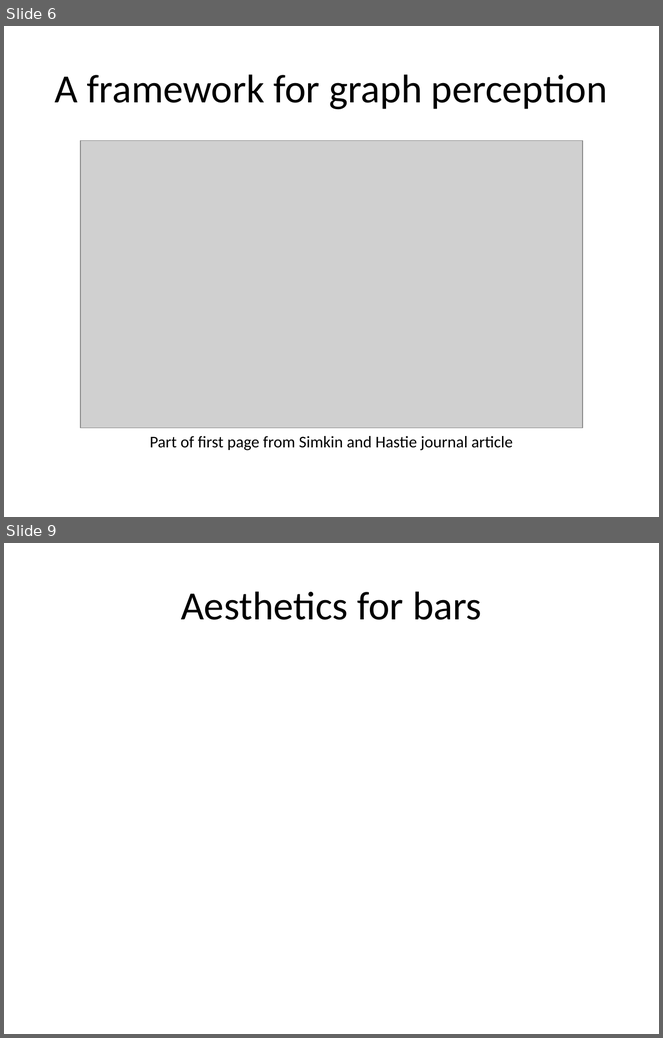
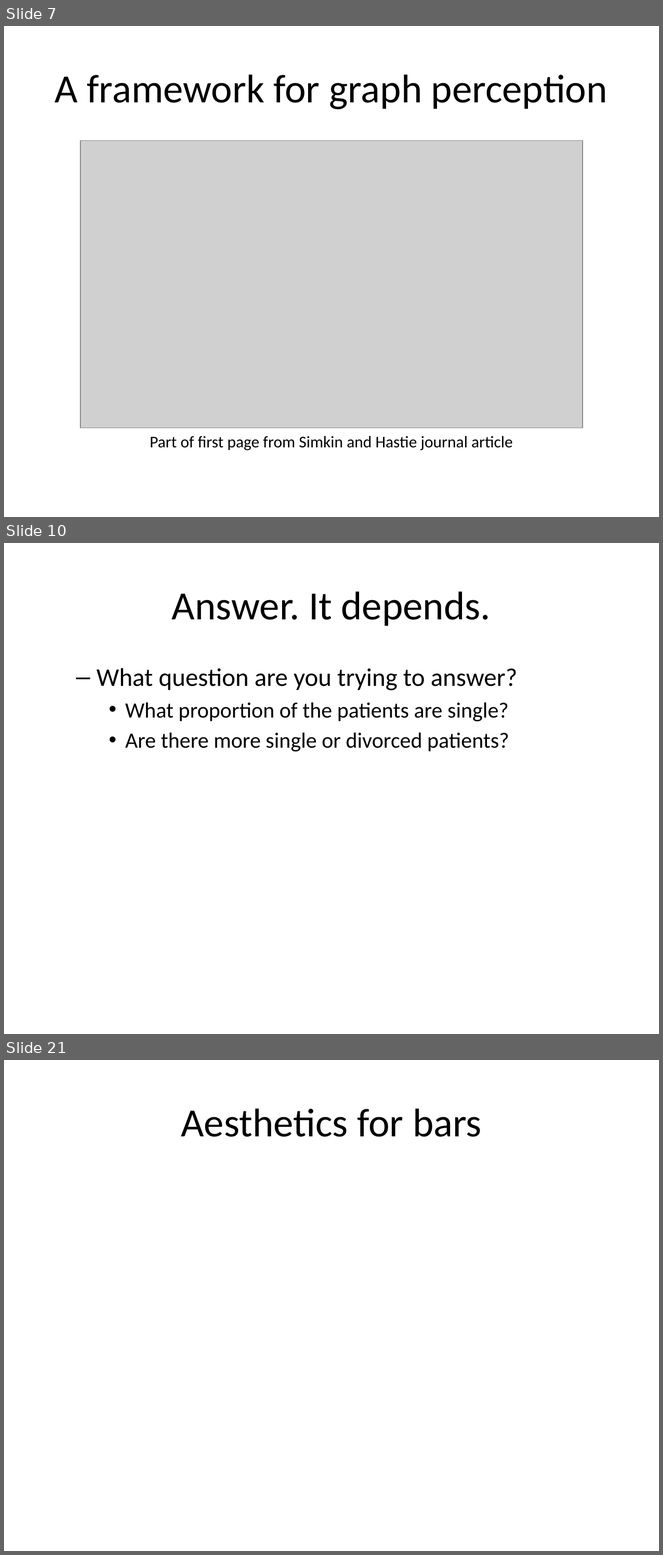
Before and after one commit to pmean/data-visualization, a slide deck: src/data-visualization-02-bars.pptx. Shown one above the other, each under a label of ours: slides 6 and 9 before the commit, slides 7, 10 and 21 after it; the slides between them are not shown. The pictures are 663x1038 and 663x1555 pixels, drawn with LibreOffice and Linux fonts; fonts in the diff are those of the drawing; grey boxes stand for pictures. Boxes give left, top, right and bottom in pixels: in the first picture for what was removed or moved away, otherwise in the second. Text is boxed around its words. In the diff, an @@ line names an element or a change of style, - is before the commit and + after.

```diff
--- a/src/data-visualization-02-bars.pptx
+++ b/src/data-visualization-02-bars.pptx
@@ slide 10 added at box(4, 543, 659, 1034), background #FFFFFF @@
@@ title added at box(172, 591, 491, 626), 44 pt, text #000000 @@
+Answer. It depends.
@@ text added at box(97, 668, 518, 752), 24 pt, text #000000 @@
+  – What question are you trying to answer?
+    • What proportion of the patients are single?
+    • Are there more single or divorced patients?
@@ what was slide 6 is now slide 7 @@
@@ what was slide 9 is now slide 21 @@
```
Also in this commit, not shown: 2 slides changed, 12 other slides added, 1 slide removed, 10 other files.
